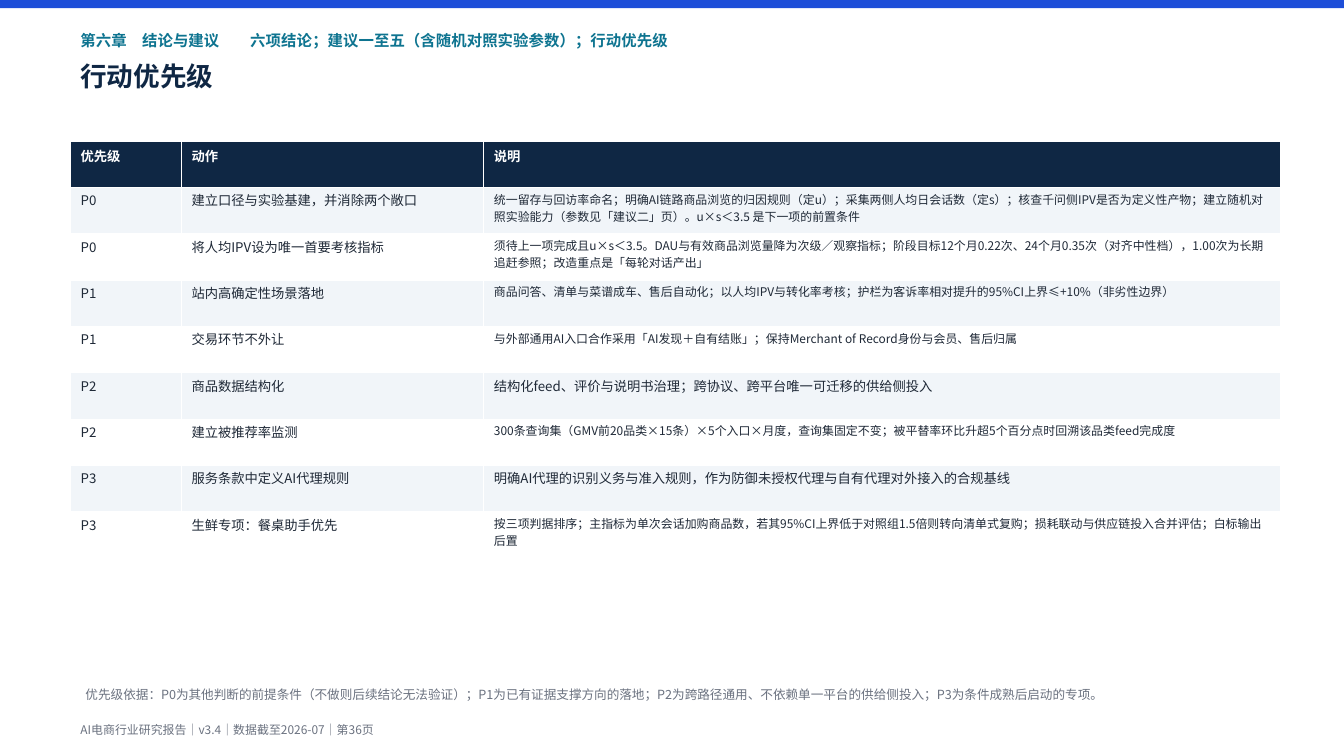
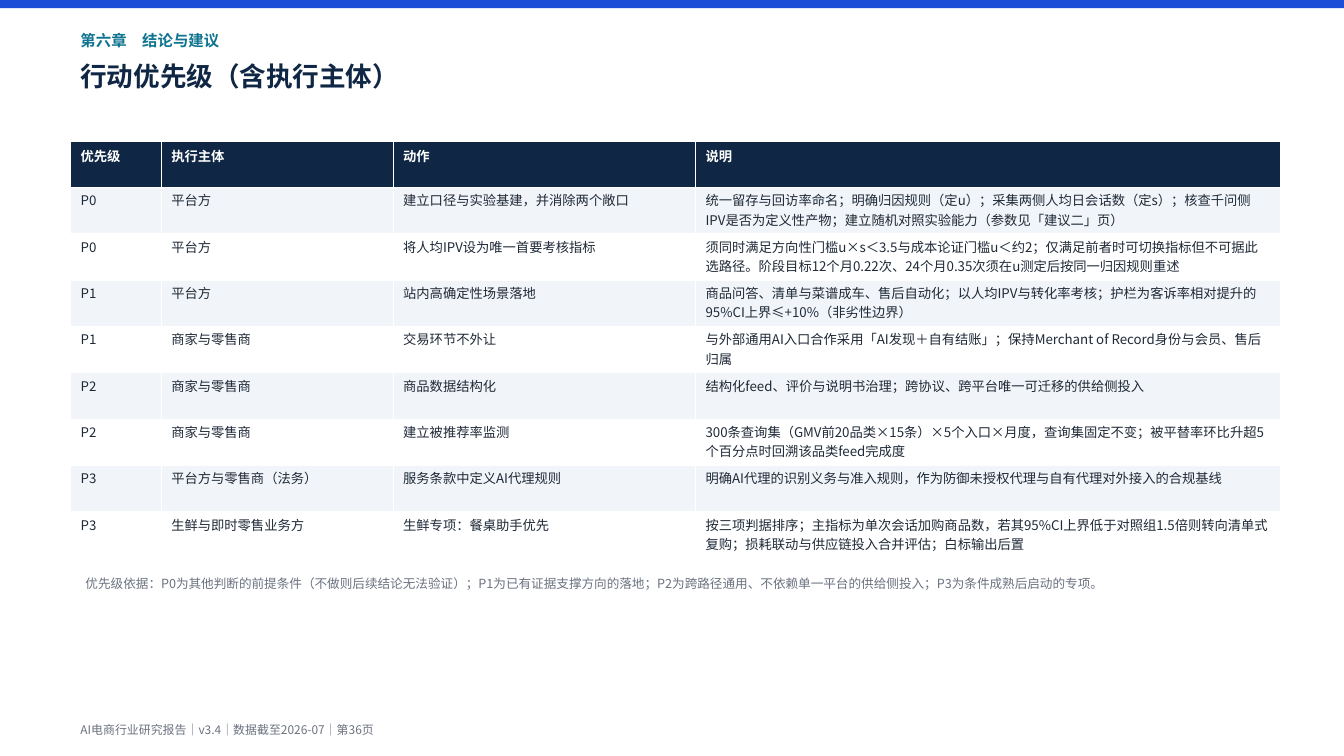
Before and after one commit to breeze2623-create/Aicommerce, a slide deck: slide 36 of report/AI电商行业研究报告.pptx. Drawn at 1344x756 pixels with LibreOffice and Linux fonts; fonts in the diff are those of the drawing. Boxes give left, top, right and bottom in pixels: in the first picture for what was removed or moved away, otherwise in the second. Text is boxed around its words. In the diff, an @@ line names an element or a change of style, - is before the commit and + after.

```diff
--- a/report/AI电商行业研究报告.pptx
+++ b/report/AI电商行业研究报告.pptx
@@ text at (x1=80, y1=33, x2=219, y2=48): text changed @@
-第六章 结论与建议 六项结论；建议一至五（含随机对照实验参数）；行动优先级
+第六章 结论与建议
@@ text at (x1=80, y1=63, x2=399, y2=89): text changed @@
-行动优先级
+行动优先级（含执行主体）
@@ table at (x1=71, y1=141, x2=1280, y2=559) @@
+column 2: 执行主体 | 平台方 | 平台方 | 平台方 | 商家与零售商 | 商家与零售商 | 商家与零售商 | 平台方与零售商（法务） | 生鲜与即时零售业务方
-column 4, row 2: 统一留存与回访率命名；明确AI链路商品浏览的归因规则（定u）；采集两侧人均日会话数（定s）；核查千问侧IPV是否为定义性产物；建立随机对照实验能力（参数见「建议二」页）。u×s＜3.5 是下一项的前置条件
+column 4, row 2: 统一留存与回访率命名；明确归因规则（定u）；采集两侧人均日会话数（定s）；核查千问侧IPV是否为定义性产物；建立随机对照实验能力（参数见「建议二」页）
-column 4, row 3: 须待上一项完成且u×s＜3.5。DAU与有效商品浏览量降为次级／观察指标；阶段目标12个月0.22次、24个月0.35次（对齐中性档），1.00次为长期追赶参照；改造重点是「每轮对话产出」
+column 4, row 3: 须同时满足方向性门槛u×s＜3.5与成本论证门槛u＜约2；仅满足前者时可切换指标但不可据此选路径。阶段目标12个月0.22次、24个月0.35次须在u测定后按同一归因规则重述
@@ text "优先级依据：P0为其他判断的前提条件（不做则后续结论无法验证）；P1为已有证据支撑方向的落地；P2为跨路径通用、不依赖单 ..." moved from (x1=85, y1=688, x2=1103, y2=701) to (x1=85, y1=577, x2=1103, y2=590) @@
```
Also in this commit, not shown: 16 other slides changed, 7 other files.
